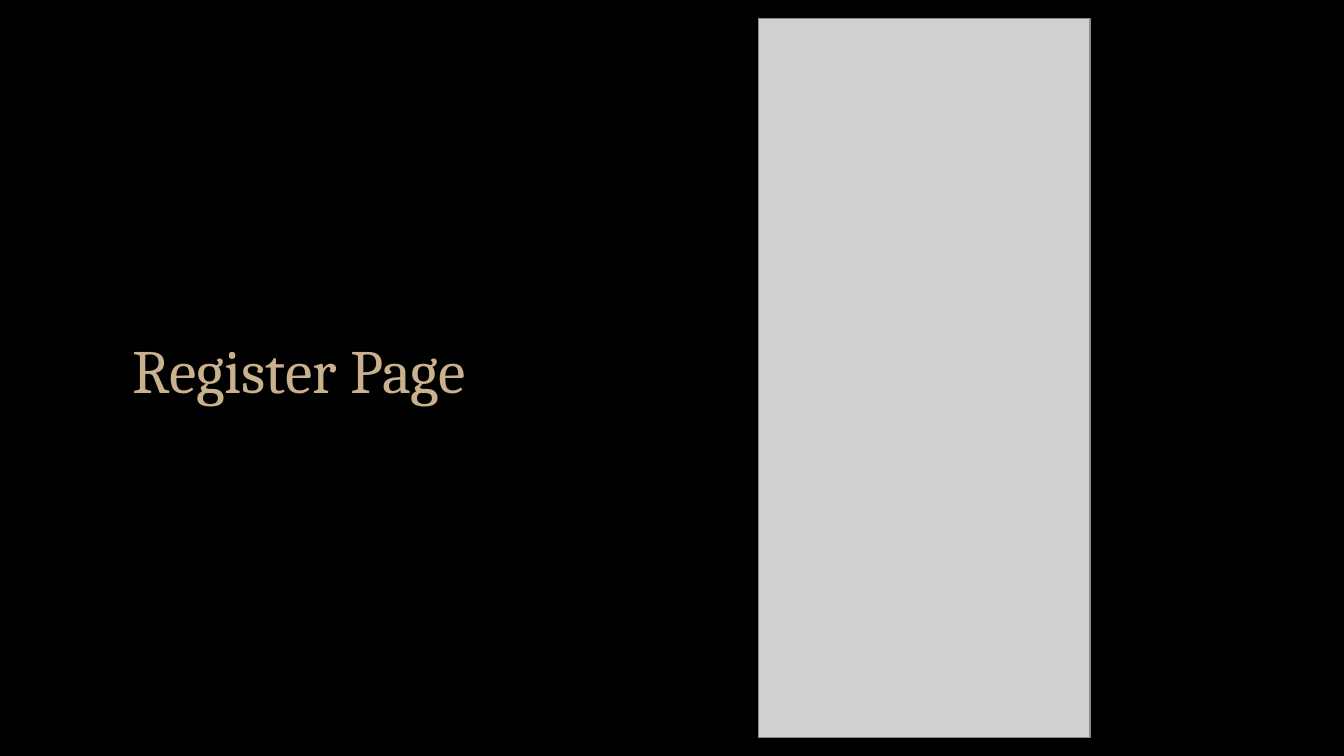
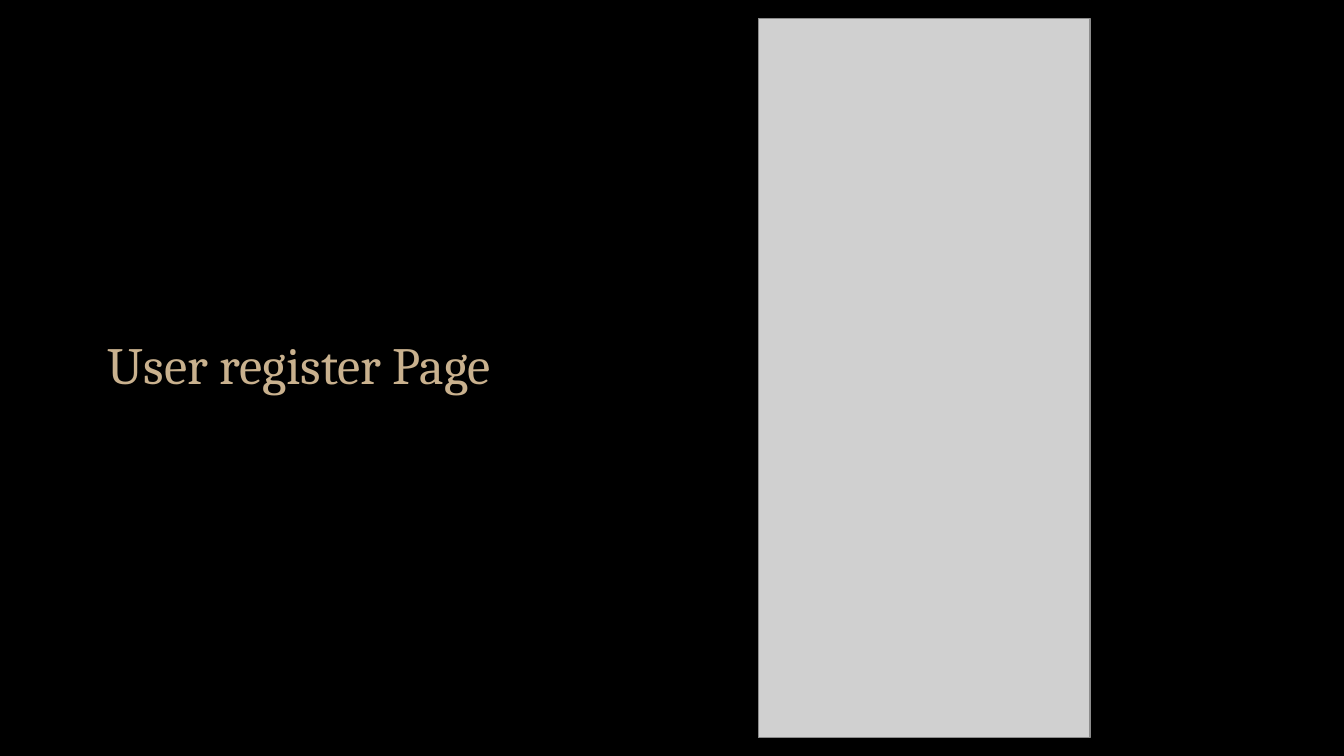
Before and after one commit to rajesh1480/Mini---Project, a slide deck: slide 13 of Mini2.0.pptx. Drawn at 1344x756 pixels with LibreOffice and Linux fonts; fonts in the diff are those of the drawing; grey boxes stand for pictures; background and template pictures are left out. Boxes give left, top, right and bottom in pixels: in the first picture for what was removed or moved away, otherwise in the second. Text is boxed around its words. In the diff, an @@ line names an element or a change of style, - is before the commit and + after.

```diff
--- a/Mini2.0.pptx
+++ b/Mini2.0.pptx
@@ title at box(108, 349, 491, 395): text changed; size 33 to 28 pt @@
-Register Page
+User register Page
```
Also in this commit, not shown: 3 other slides changed, 3 slides added.
